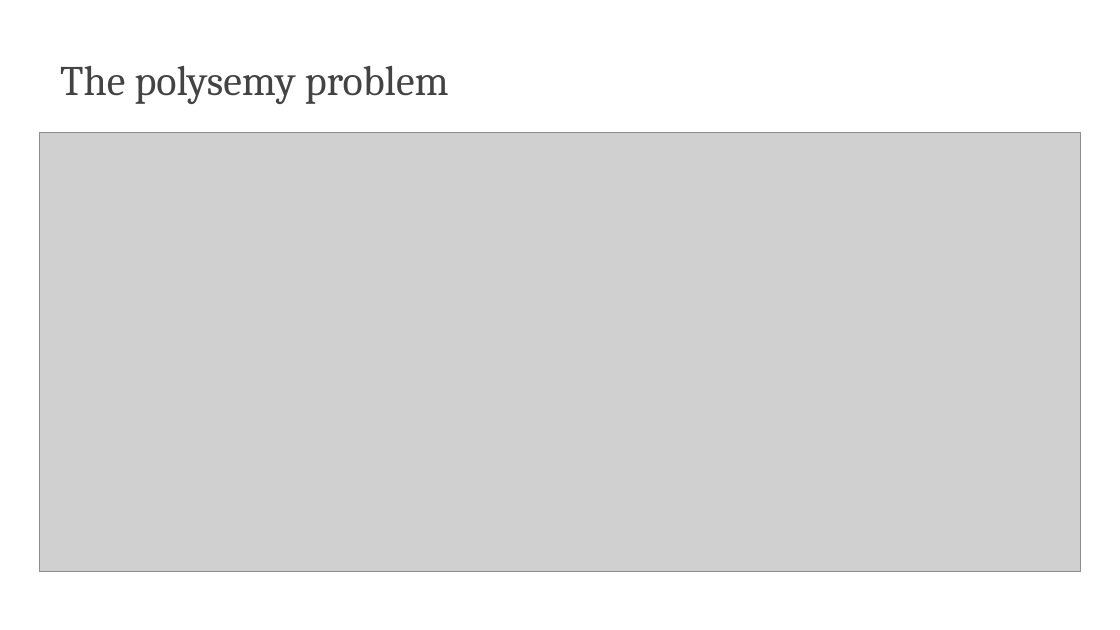
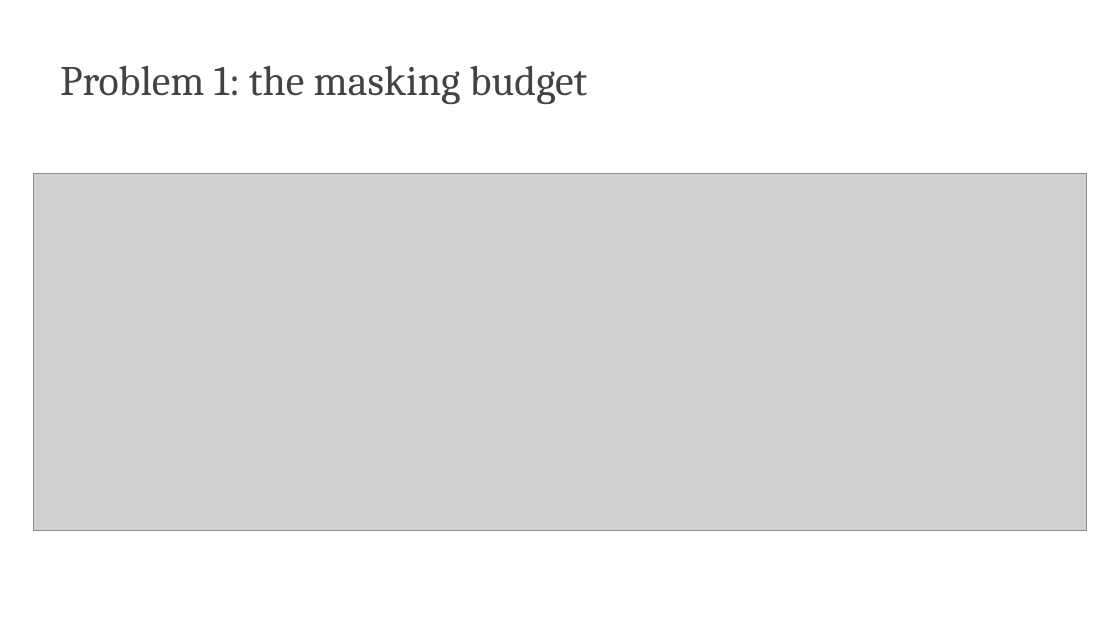
Before and after one commit to edavalosanaya/CSCI3495_NLP_LLMs_Student, a slide deck: slide 9 of weeks/week-07/class-01/lecture/slides.pptx (slide 6 before the commit). Drawn at 1120x630 pixels with LibreOffice and Linux fonts; fonts in the diff are those of the drawing; grey boxes stand for pictures; background and template pictures are left out. Boxes give left, top, right and bottom in pixels: in the first picture for what was removed or moved away, otherwise in the second. Text is boxed around its words. In the diff, an @@ line names an element or a change of style, - is before the commit and + after.

```diff
--- a/weeks/week-07/class-01/lecture/slides.pptx
+++ b/weeks/week-07/class-01/lecture/slides.pptx
@@ title at box(60, 66, 588, 104): text changed @@
-The polysemy problem
+Problem 1: the masking budget
@@ picture: place and size @@
-picture at box(39, 132, 1081, 571)
+picture at box(34, 174, 1086, 531)
```
Also in this commit, not shown: 3 other slides changed, 9 slides added, 14 slides removed, 1 other file.
